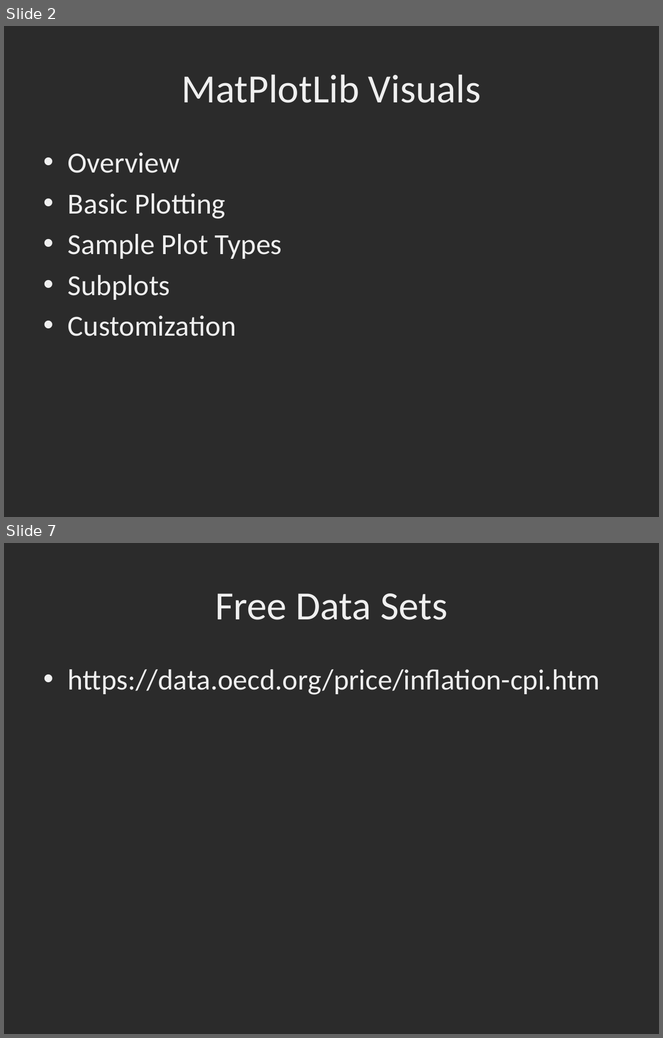
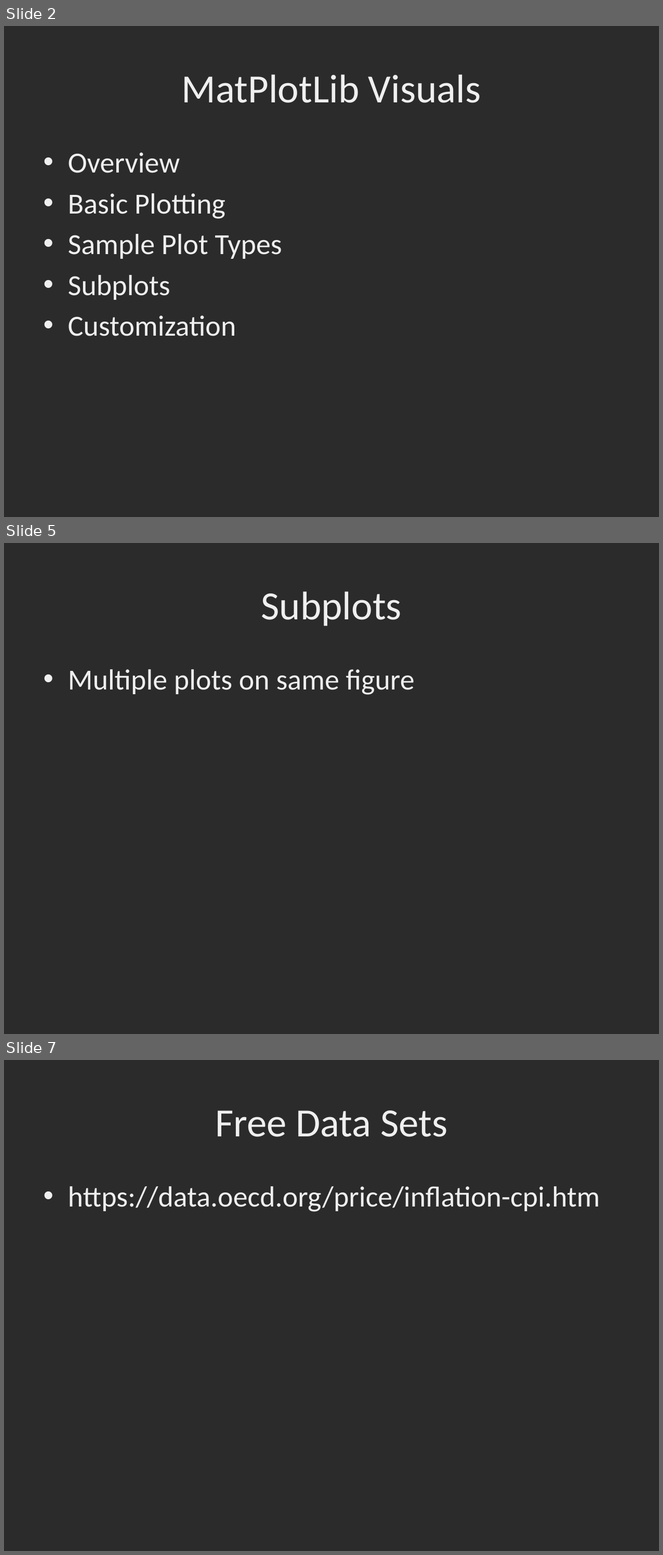
Before and after one commit to dbowmans46/PracticalProgramming, a slide deck: Session 7 - Python/Instructional Material/Session 7 - Python Plotting with MatPlotLib.pptx. Shown one above the other, each under a label of ours: slides 2 and 7 before the commit, slides 2, 5 and 7 after it; the slides between them are not shown. The pictures are 663x1038 and 663x1555 pixels, drawn with LibreOffice and Linux fonts; fonts in the diff are those of the drawing; background and template pictures are left out; a plain dark background stands for a picture behind light text. Boxes give left, top, right and bottom in pixels: in the first picture for what was removed or moved away, otherwise in the second. Text is boxed around its words. In the diff, an @@ line names an element or a change of style, - is before the commit and + after.

```diff
--- a/Session 7 - Python/Instructional Material/Session 7 - Python Plotting with MatPlotLib.pptx
+++ b/Session 7 - Python/Instructional Material/Session 7 - Python Plotting with MatPlotLib.pptx
@@ slide 5 added at (4,543,659,1034), background picture (left out) @@
@@ title added at (261,591,402,626), 44 pt, text #EFEFEF @@
+Subplots
@@ text added at (68,669,415,695), 32 pt, text #EFEFEF @@
+• Multiple plots on same figure
```
Also in this commit, not shown: 2 slides changed, 1 other slide added, 3 slides removed.
